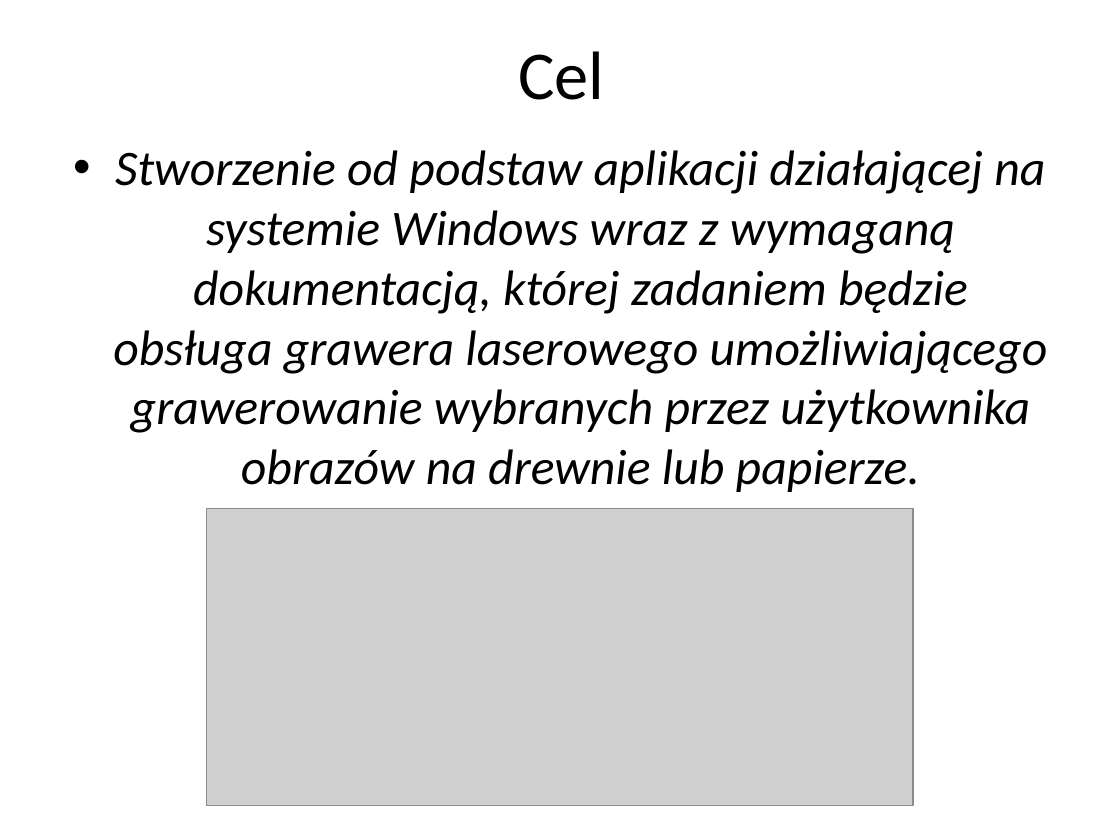
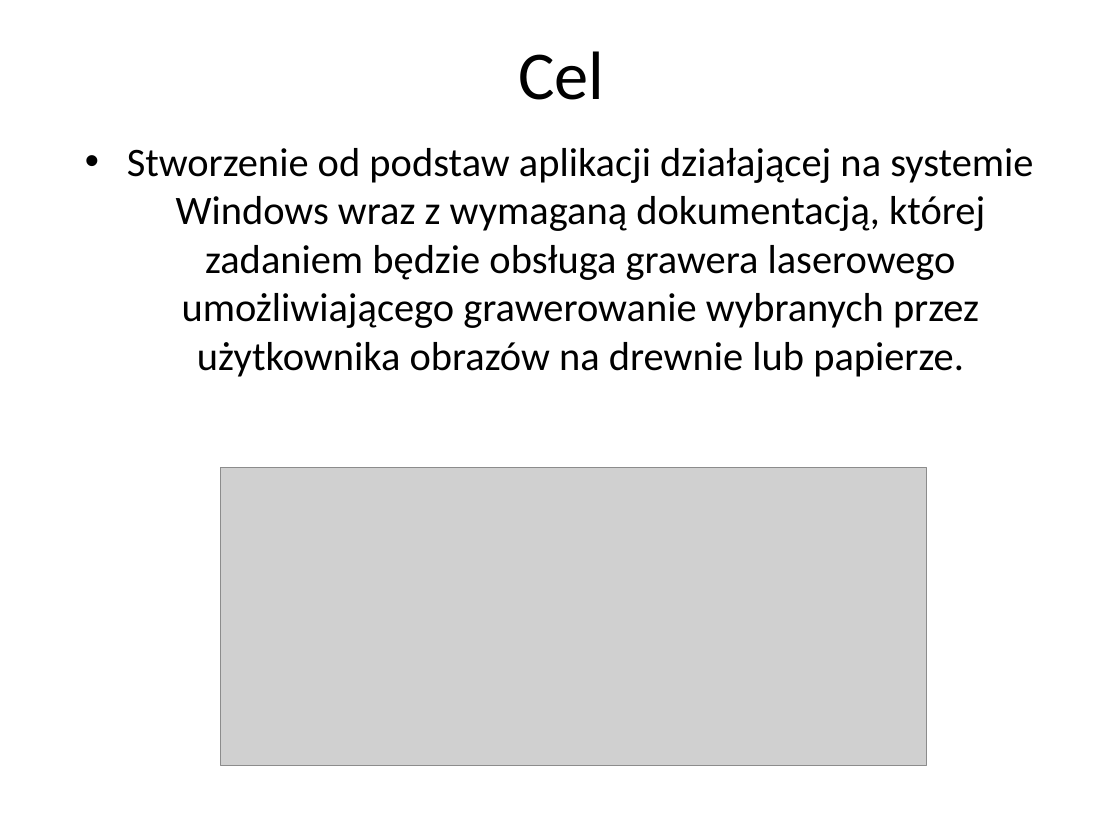
Before and after one commit to egrzeszczak/b.eng.project, a slide deck: slide 2 of Dokumentacja/Aplikacja_obsługująca_grawer_laserowy.pptx. Drawn at 1120x840 pixels with LibreOffice and Linux fonts; fonts in the diff are those of the drawing; grey boxes stand for pictures. Boxes give left, top, right and bottom in pixels: in the first picture for what was removed or moved away, otherwise in the second. Text is boxed around its words. In the diff, an @@ line names an element or a change of style, - is before the commit and + after.

```diff
--- a/Dokumentacja/Aplikacja_obsługująca_grawer_laserowy.pptx
+++ b/Dokumentacja/Aplikacja_obsługująca_grawer_laserowy.pptx
@@ text "Stworzenie od podstaw aplikacji działającej ..." at (127,148,1033,377): size 32 to 26 pt, italic off; indent changed @@
@@ picture: place and size @@
-picture at (207,508,913,806)
+picture at (221,467,926,765)
```
Also in this commit, not shown: 3 other slides changed, 4 other files.
